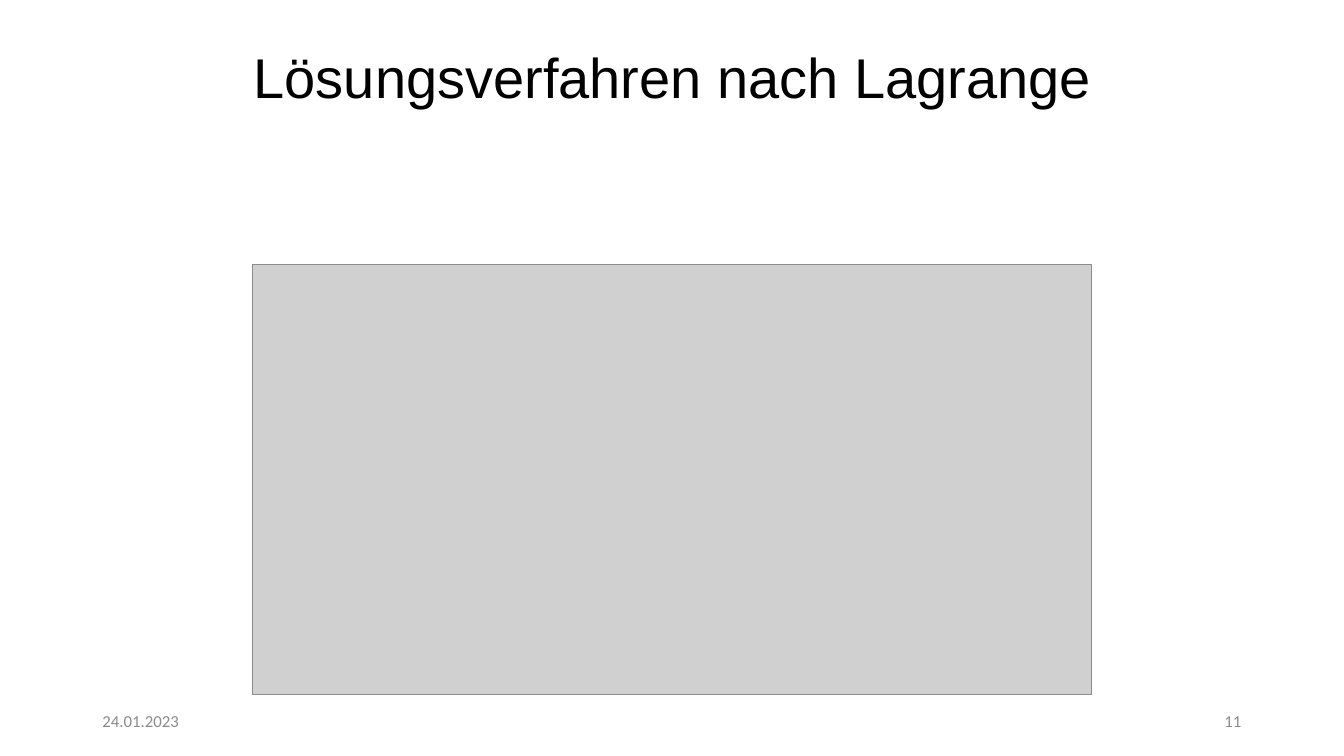
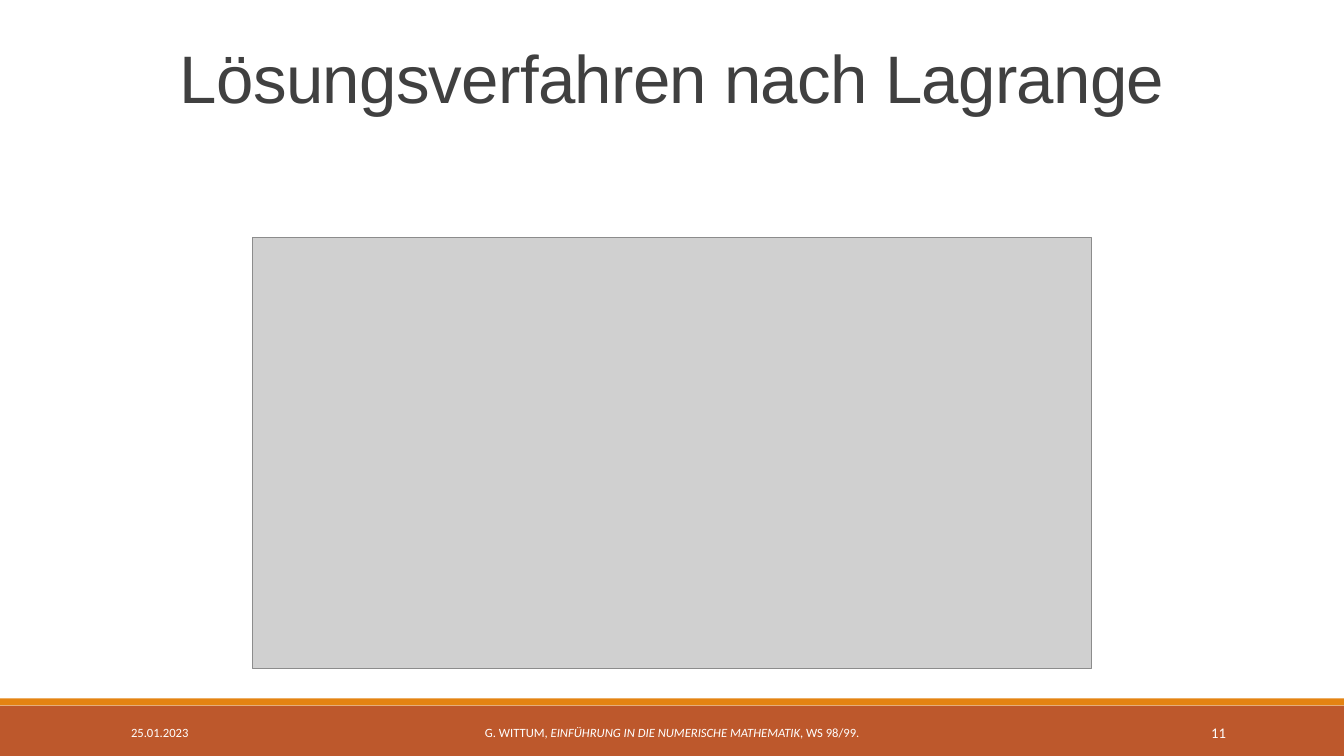
Before and after one commit to CedricBorko/Seminar-Modellierung-Polynominterpolation, a slide deck: slide 11 of Polynominterpolation.pptx. Drawn at 1344x756 pixels with LibreOffice and Linux fonts; fonts in the diff are those of the drawing; grey boxes stand for pictures. Boxes give left, top, right and bottom in pixels: in the first picture for what was removed or moved away, otherwise in the second. Text is boxed around its words. In the diff, an @@ line names an element or a change of style, - is before the commit and + after.

```diff
--- a/Polynominterpolation.pptx
+++ b/Polynominterpolation.pptx
@@ title "Lösungsverfahren nach Lagrange" moved from (x1=254, y1=57, x2=1091, y2=108) to (x1=180, y1=54, x2=1164, y2=116) @@
@@ title "Lösungsverfahren nach Lagrange" at (x1=180, y1=54, x2=1164, y2=116): size 40 to 48 pt, text colour #000000 to #404040, letter spacing 0 to -0.5 pt; line spacing 0.9 to 0.85 @@
@@ picture moved from (x1=253, y1=264, x2=1092, y2=694) to (x1=252, y1=238, x2=1091, y2=669) @@
@@ rectangle added at (x1=0, y1=706, x2=1344, y2=756), fill #BD582C @@
@@ rectangle added at (x1=0, y1=699, x2=1344, y2=706), fill #E48312 @@
@@ page number moved from (x1=1224, y1=716, x2=1241, y2=727) to (x1=1211, y1=728, x2=1226, y2=738) @@
@@ page number at (x1=1211, y1=728, x2=1226, y2=738): size 12 to 10.5 pt, text colour #8C8C8C to #FFFFFF @@
@@ text at (x1=131, y1=729, x2=188, y2=737): text changed; size 12 to 9 pt; text colour #8C8C8C to #FFFFFF @@
-24.01.2023
+25.01.2023
@@ text added at (x1=485, y1=727, x2=860, y2=739), 9 pt, text #FFFFFF, italic @@
+G. WITTUM, EINFÜHRUNG IN DIE NUMERISCHE MATHEMATIK, WS 98/99.
```
Also in this commit, not shown: 11 other slides changed, 15 slides added, 12 slides removed, 5 other files.
